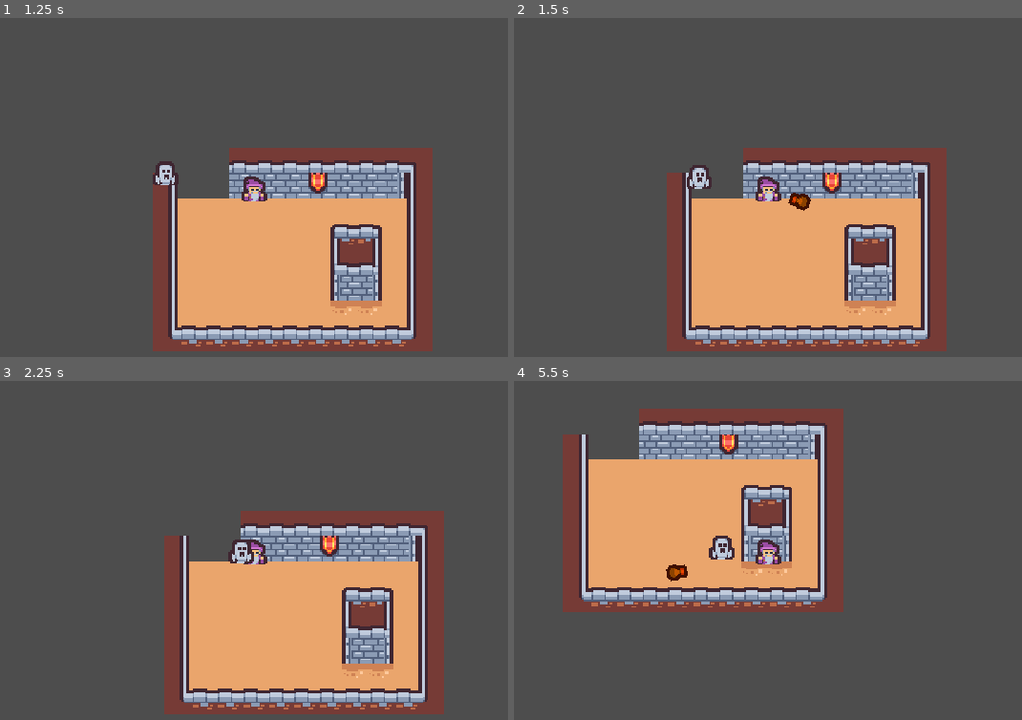
Above: before the commit, frames 1-4 (two rows, left to right).
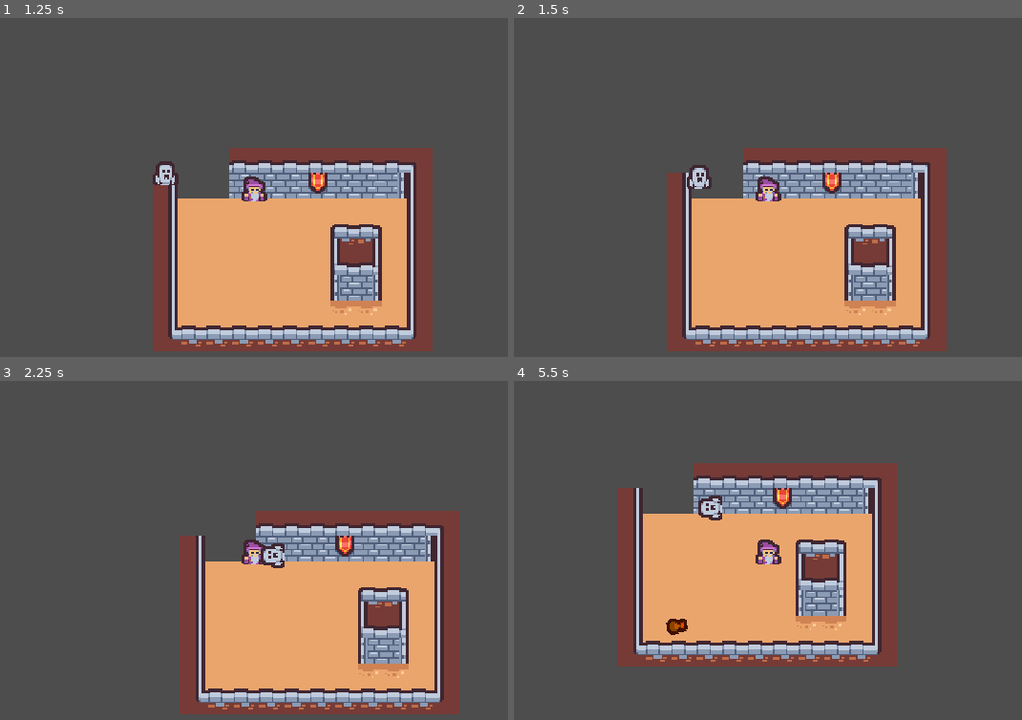
Above: after the commit, the same moments.

Repository: UltraMKF12/MB2-Tunnels-Escape
Game: Godot game, scene res://Objects/Rooms/main_world.tscn
Same seed, same stepped clock (60 frames per second), same inputs: the game is played once before the commit and once after it.
Inputs (mouse positions are in pixels of both pictures, inside the frame that each line leads up to):
- Up to frame 1 (1.25 s): move the mouse to (218, 275) at 0.52 s; hold W (up) from 0.53 s (still down); tap Space (shoot) at 0.6 s
- Up to frame 2 (1.5 s): keep holding W (up); move the mouse to (996, 251) at 1.27 s; tap Space (shoot) at 1.35 s
- Up to frame 3 (2.25 s): move the mouse to (25, 486) at 2.02 s; release W (up) at 2.03 s; hold A (left) from 2.03 s (still down); tap Space (shoot) at 2.1 s
- Up to frame 4 (5.5 s): move the mouse to (808, 550) at 2.77 s; tap Space (shoot) every 0.75 s from 2.85 to 5.1 s; move the mouse to (656, 445) at 3.52 s; release A (left) at 3.53 s; hold S (down) 3.53-4.28 s; move the mouse to (935, 530) at 4.27 s; hold D (right) 4.28-5.03 s; move the mouse to (615, 574) at 5.02 s; hold W (up) from 5.03 s (still down)

Frame 1 is identical in both runs. In frame 2, 0.2% of the frame differs, in the area x 53-59%, y 51-57%; in frame 3, 14%; in frame 4, 39%, in the area x 9-76%, y 8-85%.

Commit message:
Implements more ghost enemy related functions.
-ghosts now leave corpses behind on death
-fireball now removes itself and the enemy, which it collided with
-ghost corpse moved to collision layer 5
-renamed collision 5 to "EnemyCorpse"

Diff:
--- /dev/null
+++ b/Objects/Enemy/ghost_corpse.tscn
@@ -0,0 +1,33 @@
+[gd_scene load_steps=5 format=3 uid="uid://kqgm53xg56hw"]
+
+[ext_resource type="Texture2D" uid="uid://bxyr5577mpmk0" path="res://Scripts and Resources/tilemap_packed.png" id="1_pd37u"]
+
+[sub_resource type="AtlasTexture" id="AtlasTexture_542um"]
+atlas = ExtResource("1_pd37u")
+region = Rect2(16, 160, 16, 16)
+
+[sub_resource type="SpriteFrames" id="SpriteFrames_nrw1g"]
+animations = [{
+"frames": [{
+"duration": 1.0,
+"texture": SubResource("AtlasTexture_542um")
+}],
+"loop": true,
+"name": &"default",
+"speed": 5.0
+}]
+
+[sub_resource type="CapsuleShape2D" id="CapsuleShape2D_pc4bg"]
+radius = 5.0
+height = 14.0
+
+[node name="GhostCorpse" type="CharacterBody2D"]
+collision_layer = 16
+
+[node name="AnimatedSprite2D" type="AnimatedSprite2D" parent="."]
+rotation = -1.5708
+sprite_frames = SubResource("SpriteFrames_nrw1g")
+
+[node name="CollisionShape2D" type="CollisionShape2D" parent="."]
+rotation = -1.5708
+shape = SubResource("CapsuleShape2D_pc4bg")
--- a/Objects/Enemy/ghost_enemy.gd
+++ b/Objects/Enemy/ghost_enemy.gd
@@ -1,4 +1,5 @@
 extends CharacterBody2D
+class_name ghostEnemy
 
 var pixel_per_second: int = 50
 @onready var player: Node2D = $"../Player"
--- a/Objects/Fireball/fireball.gd
+++ b/Objects/Fireball/fireball.gd
@@ -1,4 +1,7 @@
 extends CharacterBody2D
+class_name fireBall
+
+var ghost_corpse: PackedScene = load("res://Objects/Enemy/ghost_corpse.tscn")
 
 var pixel_per_second: int = 150
 var direction: Vector2
@@ -12,8 +15,15 @@
 	# If it collides, it must be an enemy or a wall
 	if get_slide_collision_count() > 0:
 		queue_free()
-
-
+		if not get_last_slide_collision().get_collider() is TileMap:
+			instance_ghost_corpse()
+			get_last_slide_collision().get_collider().queue_free()
 
 func _on_visible_on_screen_notifier_2d_screen_exited():
 	queue_free()
+
+
+func instance_ghost_corpse():
+	var new_gCorpse: Node2D = ghost_corpse.instantiate()
+	new_gCorpse.position = global_position
+	get_tree().root.add_child(new_gCorpse)
--- a/Objects/Fireball/fireball.tscn
+++ b/Objects/Fireball/fireball.tscn
@@ -5,7 +5,7 @@
 
 [sub_resource type="CapsuleShape2D" id="CapsuleShape2D_jojtt"]
 radius = 4.0
-height = 10.0
+height = 12.0
 
 [node name="Fireball" type="CharacterBody2D"]
 z_index = -1
@@ -18,9 +18,9 @@
 texture = ExtResource("2_kqi3k")
 
 [node name="CollisionShape2D" type="CollisionShape2D" parent="."]
-position = Vector2(0, 1)
 shape = SubResource("CapsuleShape2D_jojtt")
 
 [node name="VisibleOnScreenNotifier2D" type="VisibleOnScreenNotifier2D" parent="."]
+visible = false
 
 [connection signal="screen_exited" from="VisibleOnScreenNotifier2D" to="." method="_on_visible_on_screen_notifier_2d_screen_exited"]
--- /dev/null
+++ b/Objects/Rooms/TileMap.gd
@@ -0,0 +1,11 @@
+extends TileMap
+class_name tileMap
+
+# Called when the node enters the scene tree for the first time.
+func _ready():
+	pass # Replace with function body.
+
+
+# Called every frame. 'delta' is the elapsed time since the previous frame.
+func _process(delta):
+	pass
--- a/Objects/Rooms/main_world.tscn
+++ b/Objects/Rooms/main_world.tscn
@@ -1,7 +1,8 @@
-[gd_scene load_steps=6 format=3 uid="uid://n8vsphbjkx00"]
+[gd_scene load_steps=7 format=3 uid="uid://n8vsphbjkx00"]
 
 [ext_resource type="Texture2D" uid="uid://bxyr5577mpmk0" path="res://Scripts and Resources/tilemap_packed.png" id="1_rjxu1"]
 [ext_resource type="PackedScene" uid="uid://blsb62d0pp4go" path="res://Objects/Player/player.tscn" id="1_rumoh"]
+[ext_resource type="Script" path="res://Objects/Rooms/TileMap.gd" id="2_0nivr"]
 [ext_resource type="PackedScene" uid="uid://c1oew0l5x2aey" path="res://Objects/Enemy/ghost_enemy.tscn" id="3_yab05"]
 
 [sub_resource type="TileSetAtlasSource" id="TileSetAtlasSource_2x8sp"]
@@ -453,6 +454,7 @@
 layer_1/y_sort_origin = 0
 layer_1/z_index = -2
 layer_1/tile_data = PackedInt32Array(-3, 0, 4, 65533, 0, 4, 131069, 0, 4, 196605, 0, 4, 262141, 0, 4, -2, 0, 4, 65534,  …(506 unchanged characters)…
+script = ExtResource("2_0nivr")
 
 [node name="Player" parent="." instance=ExtResource("1_rumoh")]
 
--- a/project.godot
+++ b/project.godot
@@ -81,6 +81,7 @@
 2d_physics/layer_2="Fireball"
 2d_physics/layer_3="Enemy"
 2d_physics/layer_4="Wall"
+2d_physics/layer_5="EnemyCorpse"
 
 [rendering]
 
